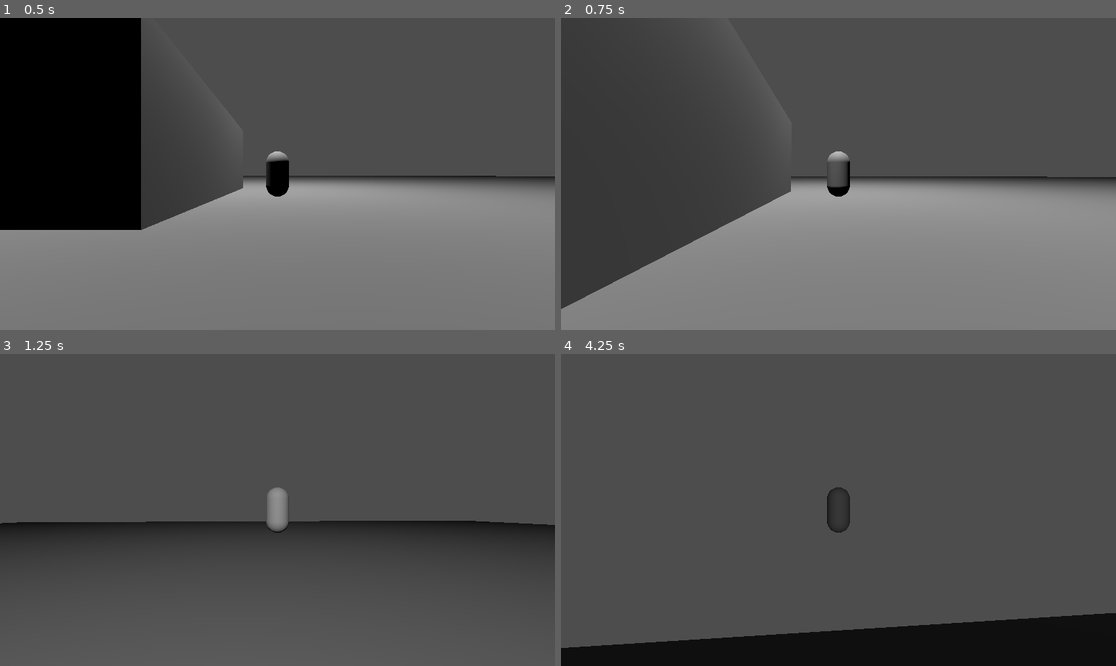
Above: before the commit, frames 1-4 (two rows, left to right).
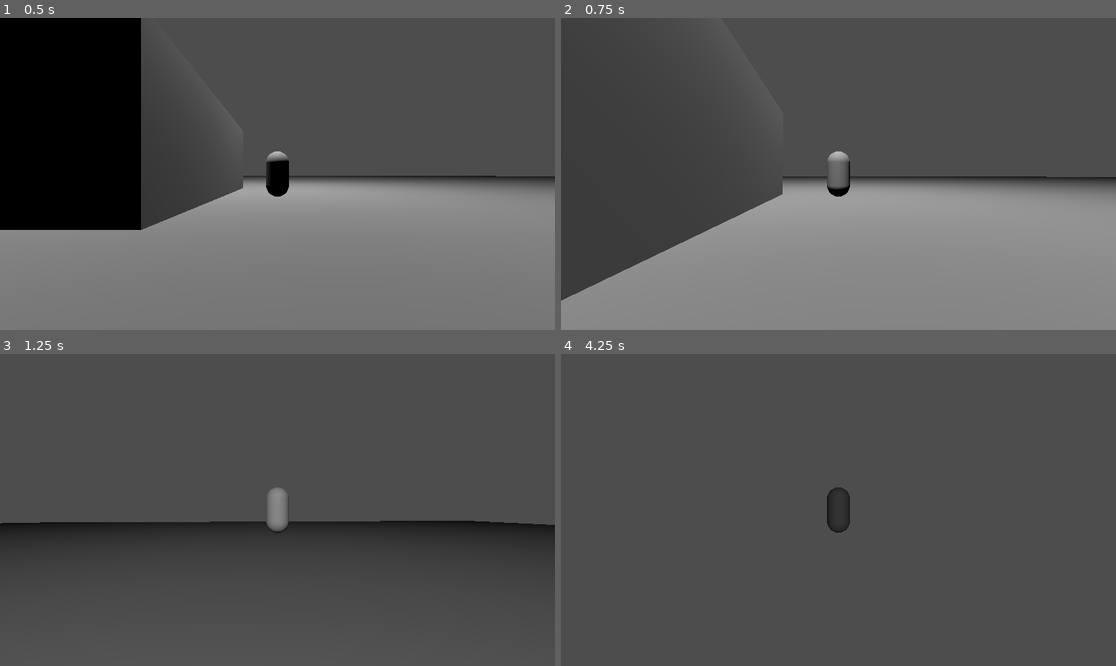
Above: after the commit, the same moments.

Repository: workingSpear/Metapathic
Game: Godot game, scene res://Scenes/test.tscn
The game is run twice, just before and just after one commit, with the same random seed, the same clock (stepped at 60 frames per second) and the same inputs. The project has no main scene, so this scene is started directly.
Inputs (mouse positions are in pixels of both pictures, inside the frame that each line leads up to):
- Up to frame 1 (0.5 s): no input
- Up to frame 2 (0.75 s): tap Enter at 0.5 s; move the mouse to (866, 174) at 0.52 s; hold W (forward) from 0.53 s (still down); hold Ctrl (sprint) from 0.53 s (still down); tap Shift (dive) at 0.6 s
- Up to frame 3 (1.25 s): keep holding W (forward); keep holding Ctrl (sprint); tap Space (jump) at 0.77, 1.07 s
- Up to frame 4 (4.25 s): keep holding W (forward); move the mouse to (810, 510) at 1.27 s; release Ctrl (sprint) at 1.28 s; tap Ctrl (sprint) at 1.35, 3.05 s; tap Space (jump) at 1.52, 1.55, 1.82, 3.02, 3.32, 3.77, 3.8, 4.07 s; move the mouse to (849, 503) at 2.02 s; hold Space (jump) 2.03-2.78 s; tap Shift (dive) at 2.3, 2.85 s; move the mouse to (832, 516) at 2.77 s; move the mouse to (877, 513) at 3.52 s; hold Ctrl (sprint) from 3.53 s (still down)

Frame 1 is identical in both runs. In frame 2, 0.9% of the frame differs, in the area x 0-88%, y 45-94%; in frame 3, less than 0.1%; in frame 4, 11%, in the area x 0-100%, y 83-100%.

Commit message:
Clean move state data resource

Diff:
--- a/Resources/Player States/move_state.tres
+++ b/Resources/Player States/move_state.tres
@@ -4,14 +4,24 @@
 
 [resource]
 script = ExtResource("1_otm2d")
+idle_gravity_multiplier = 1.0
 move_speed = 30.0
 move_speed_sprint = 30.0
-acceleration = 100.0
-camera_fov = 75.0
-jump_force = 20.0
-gravity_jump_multiplier = 0.75
-gravity_fall_multiplier = 1.0
-gravity_dive_multiplier = 0.25
+move_acceleration = 200.0
+move_gravity_multiplier = 1.0
+jump_move_speed = 30.0
+jump_move_speed_sprint = 30.0
+jump_move_acceleration = 150.0
+jump_vertical_velocity = 20.0
+jump_gravity_multiplier = 0.75
+fall_move_speed = 30.0
+fall_move_speed_sprint = 30.0
+fall_move_acceleration = 150.0
+fall_gravity_multiplier = 1.0
+dive_move_speed = 40.0
+dive_move_speed_sprint = 40.0
+dive_move_acceleration = 50.0
+dive_gravity_multiplier = 0.25
 dive_time = 0.2
 dive_speed_min = 30.0
 dive_speed_boost = 20.0
--- a/Scripts/Player/States/dive.gd
+++ b/Scripts/Player/States/dive.gd
@@ -7,10 +7,6 @@
 var gravity_multiplier: float
 
 
-func get_state_name() -> String:
-	return state_name
-
-
 func _init() -> void:
 	timer = Timer.new()
 	timer.autostart = false
@@ -18,6 +14,10 @@
 	timer.one_shot = true
 	timer.timeout.connect(_on_timer_timeout)
 	add_child(timer)
+
+
+func get_state_name() -> String:
+	return state_name
 
 
 func enter() -> void:
@@ -43,7 +43,7 @@
 	parent_obj.velocity = init_direction * init_speed
 
 	timer.start(move_data.dive_time)
-	gravity_multiplier = move_data.gravity_dive_multiplier
+	gravity_multiplier = move_data.dive_gravity_multiplier
 
 
 func process_physics(delta: float) -> String:
@@ -56,7 +56,7 @@
 
 	parent_obj.velocity = parent_obj.velocity.move_toward(
 		target_move_velocity,
-		move_data.acceleration * delta,
+		move_data.dive_move_acceleration * delta,
 	)
 
 	parent_obj.velocity.y -= gravity * gravity_multiplier * delta
@@ -70,5 +70,9 @@
 	return ""
 
 
+func get_move_speed() -> float:
+	return move_data.dive_move_speed_sprint if get_sprint() else move_data.dive_move_speed
+
+
 func _on_timer_timeout() -> void:
-	gravity_multiplier = move_data.gravity_fall_multiplier
+	gravity_multiplier = move_data.fall_gravity_multiplier
--- a/Scripts/Player/States/fall.gd
+++ b/Scripts/Player/States/fall.gd
@@ -18,10 +18,10 @@
 
 	parent_obj.velocity = parent_obj.velocity.move_toward(
 		target_move_velocity,
-		move_data.acceleration * delta,
+		move_data.fall_move_acceleration * delta,
 	)
 
-	parent_obj.velocity.y -= gravity * move_data.gravity_fall_multiplier * delta
+	parent_obj.velocity.y -= gravity * move_data.fall_gravity_multiplier * delta
 	parent_obj.move_and_slide()
 
 	if parent_obj.is_on_floor():
@@ -33,3 +33,7 @@
 		return Dive.state_name
 
 	return ""
+
+
+func get_move_speed() -> float:
+	return move_data.fall_move_speed_sprint if get_sprint() else move_data.fall_move_speed
--- a/Scripts/Player/States/idle.gd
+++ b/Scripts/Player/States/idle.gd
@@ -23,8 +23,7 @@
 
 
 func process_physics(delta: float) -> String:
-	## TODO: do movement things here
-	parent_obj.velocity.y -= gravity * delta
+	parent_obj.velocity.y -= gravity * move_data.idle_gravity_multiplier * delta
 	parent_obj.move_and_slide()
 
 	if !parent_obj.is_on_floor():
--- a/Scripts/Player/States/jump.gd
+++ b/Scripts/Player/States/jump.gd
@@ -10,7 +10,7 @@
 
 func enter() -> void:
 	super()
-	parent_obj.velocity.y = move_data.jump_force
+	parent_obj.velocity.y = move_data.jump_vertical_velocity
 
 
 func process_physics(delta: float) -> String:
@@ -23,10 +23,10 @@
 
 	parent_obj.velocity = parent_obj.velocity.move_toward(
 		target_move_velocity,
-		move_data.acceleration * delta,
+		move_data.jump_move_acceleration * delta,
 	)
 
-	parent_obj.velocity.y -= gravity * move_data.gravity_jump_multiplier * delta
+	parent_obj.velocity.y -= gravity * move_data.jump_gravity_multiplier * delta
 	parent_obj.move_and_slide()
 
 	if parent_obj.is_on_floor():
@@ -41,3 +41,7 @@
 		return Dive.state_name
 
 	return ""
+
+
+func get_move_speed() -> float:
+	return move_data.jump_move_speed_sprint if get_sprint() else move_data.jump_move_speed
--- a/Scripts/Player/States/move.gd
+++ b/Scripts/Player/States/move.gd
@@ -20,10 +20,10 @@
 
 	parent_obj.velocity = parent_obj.velocity.move_toward(
 		target_move_velocity,
-		move_data.acceleration * delta,
+		move_data.move_acceleration * delta,
 	)
 
-	parent_obj.velocity.y -= gravity * move_data.gravity_fall_multiplier * delta
+	parent_obj.velocity.y -= gravity * move_data.move_gravity_multiplier * delta
 	parent_obj.move_and_slide()
 
 	var target_rot = atan2(move_direction.x, move_direction.z) - parent_obj.rotation.y
@@ -39,3 +39,7 @@
 		return Jump.state_name
 
 	return ""
+
+
+func get_move_speed() -> float:
+	return move_data.move_speed_sprint if get_sprint() else move_data.move_speed
--- a/Scripts/Resource Formats/move_state_data.gd
+++ b/Scripts/Resource Formats/move_state_data.gd
@@ -1,14 +1,29 @@
 class_name MoveStateData
 extends Resource
 
+@export_group("Idle State", "idle_")
+@export var idle_gravity_multiplier: float
+@export_group("Move State")
 @export var move_speed: float
 @export var move_speed_sprint: float
-@export var acceleration: float
-@export var camera_fov: float
-@export var jump_force: float
-@export var gravity_jump_multiplier: float
-@export var gravity_fall_multiplier: float
-@export var gravity_dive_multiplier: float
+@export var move_acceleration: float
+@export var move_gravity_multiplier: float
+@export_group("Jump State", "jump_")
+@export var jump_move_speed: float
+@export var jump_move_speed_sprint: float
+@export var jump_move_acceleration: float
+@export var jump_vertical_velocity: float
+@export var jump_gravity_multiplier: float
+@export_group("Fall State", "fall_")
+@export var fall_move_speed: float
+@export var fall_move_speed_sprint: float
+@export var fall_move_acceleration: float
+@export var fall_gravity_multiplier: float
+@export_group("Dive State", "dive_")
+@export var dive_move_speed: float
+@export var dive_move_speed_sprint: float
+@export var dive_move_acceleration: float
+@export var dive_gravity_multiplier: float
 @export var dive_time: float
 @export var dive_speed_min: float
 @export var dive_speed_boost: float
--- a/Scripts/States/move_state.gd
+++ b/Scripts/States/move_state.gd
@@ -78,10 +78,6 @@
 	return get_move_input().rotated(Vector3.UP, get_move_rotation())
 
 
-func get_move_speed() -> float:
-	return move_data.move_speed_sprint if get_sprint() else move_data.move_speed
-
-
 func get_jump() -> bool:
 	return move_component.wants_jump()
 
Not shown, added: Scenes/test.tscn42481636601.tmp
